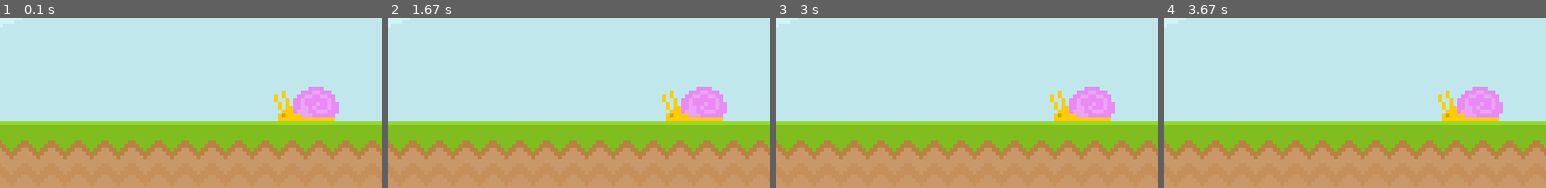
Above: before the commit, frames 1-4 (left to right).
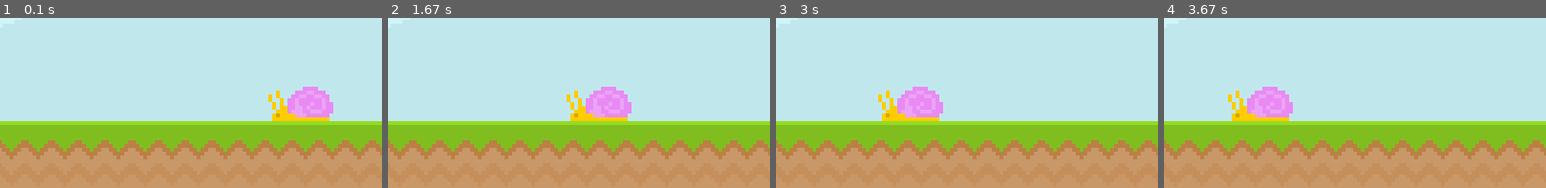
Above: after the commit, the same moments.

Repository: kalc1/Pygame-Test
Game: pygame game, started from Initial File.py
Two runs of this game, one before a commit and one after it. Both use one fixed random seed, a clock stepped at 60 frames per second and the inputs below.
Inputs:
- Up to frame 1 (0.1 s): no input
- Up to frame 2 (1.67 s): no input
- Up to frame 3 (3 s): no input
- Up to frame 4 (3.67 s): no input
The pictures show only the part of the screen within x 30-80%, y 42-92%; the shares and areas given below are measured in that part.

The runs differ from the first frame. In frame 1, 1.7% of the frame differs, in the area x 70-89%, y 40-61%; in frame 2, 5.0%, in the area x 46-89%, y 40-61%; in frame 3, 5.0%; in frame 4, 5.0%.

Commit message:
re-write snail animation using rectangles

Diff:
--- a/Initial File.py
+++ b/Initial File.py
@@ -31,6 +31,9 @@
     screen.blit(ground_surface, (0,300))
     screen.blit(text_surface, (300, 50))
 
+    snail_rect.x -= 1
+    if snail_rect.right <= 0:
+        snail_rect.left = 800
     screen.blit(snail_surface, snail_rect)
     screen.blit(player_surface, player_rect)
 
